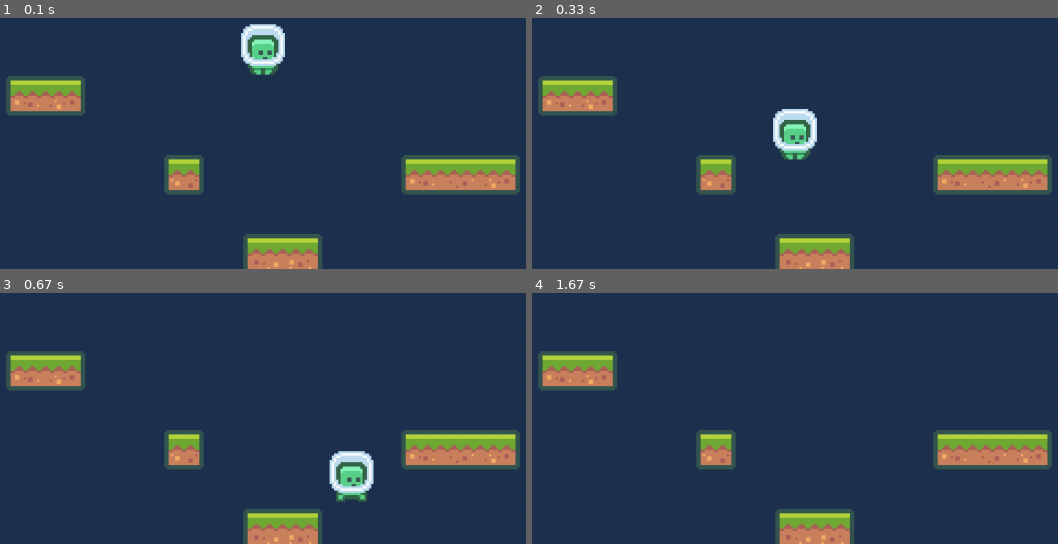
Above: before the commit, frames 1-4 (two rows, left to right).
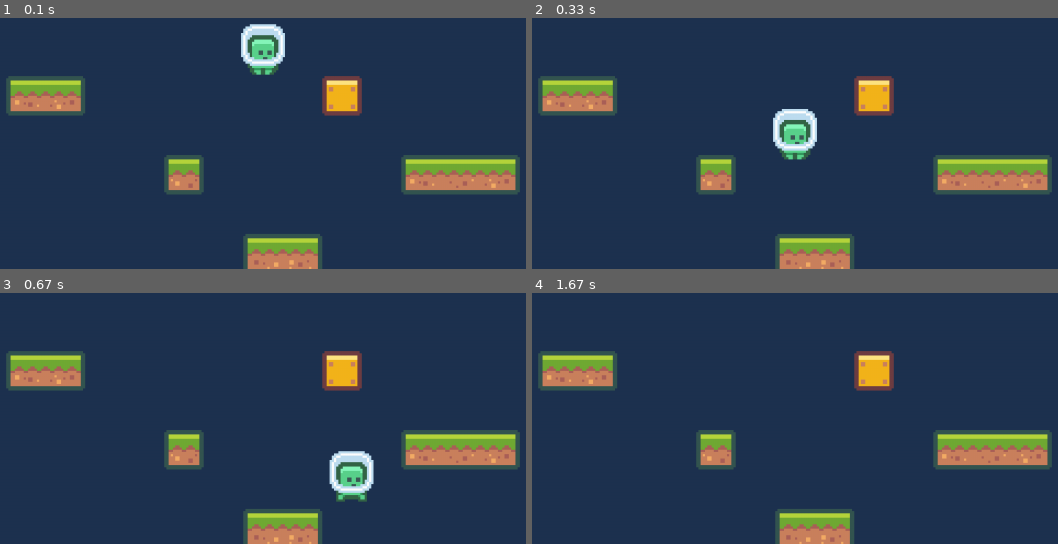
Above: after the commit, the same moments.

Repository: rschubkegel/pygame-hello-world
Game: pygame game, started from main.py
Two runs of this game, one before a commit and one after it. Both use one fixed random seed, a clock stepped at 60 frames per second and the inputs below.
Inputs:
- Up to frame 1 (0.1 s): no input
- Up to frame 2 (0.33 s): no input
- Up to frame 3 (0.67 s): hold Right from 0.33 s (still down)
- Up to frame 4 (1.67 s): release Right at 0.8 s; hold Up 0.83-1.13 s; hold Right 1.17-1.63 s

The runs differ from the first frame. In frame 1, 1.2% of the frame differs, in the area x 61-69%, y 23-40%; in frame 2, 1.2%; in frame 3, 1.2%; in frame 4, 1.2%.

Commit message:
Add venv & README

Diff:
--- a/levels/level0.csv
+++ b/levels/level0.csv
@@ -1,4 +1,4 @@
-ba,da,  ,  ,  ,  ,  ,  ,  ,  ,  ,  ,
+ba,da,  ,  ,  ,  ,  ,  ,ja,  ,  ,  ,
   ,  ,  ,  ,  ,  ,  ,  ,  ,  ,  ,  ,
   ,  ,  ,  ,aa,  ,  ,  ,  ,  ,ba,ca,da
   ,  ,  ,  ,  ,  ,  ,  ,  ,  ,  ,  ,
--- a/spritesheet.py
+++ b/spritesheet.py
@@ -21,5 +21,5 @@
     def get_image(self, x, y, width, height, scale=1):
         image = pygame.Surface([width, height])
         image.blit(self.spritesheet, (0, 0), (x, y, width, height))
-        image.set_colorkey((0,0,0)) # TODO format to use per-pixel alpha
+        image.set_colorkey((0,0,0,0))
         return pygame.transform.scale(image, (width * scale, height * scale))
Not shown, added: README.md
Not shown, added: requirements.txt
